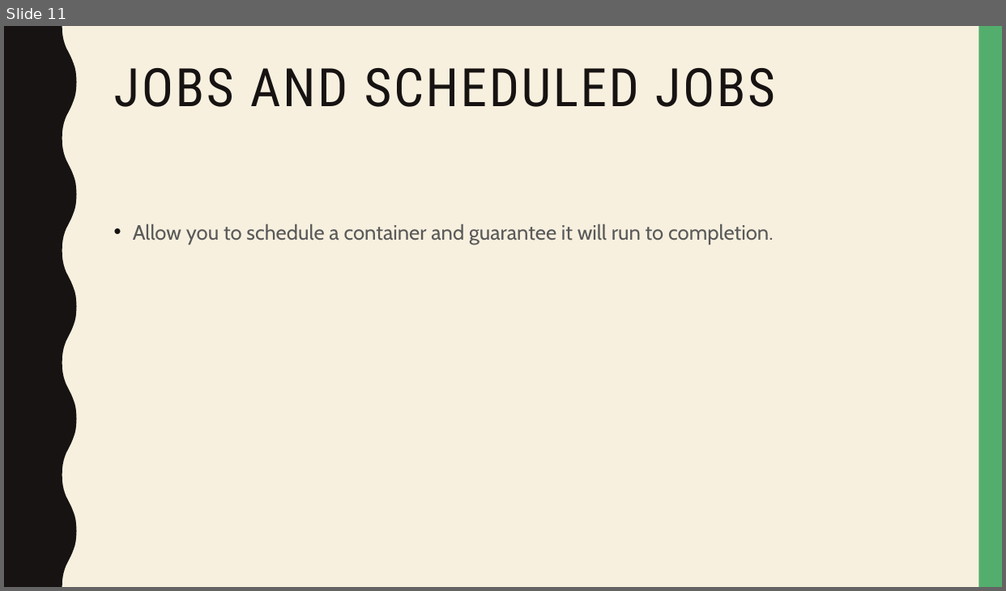
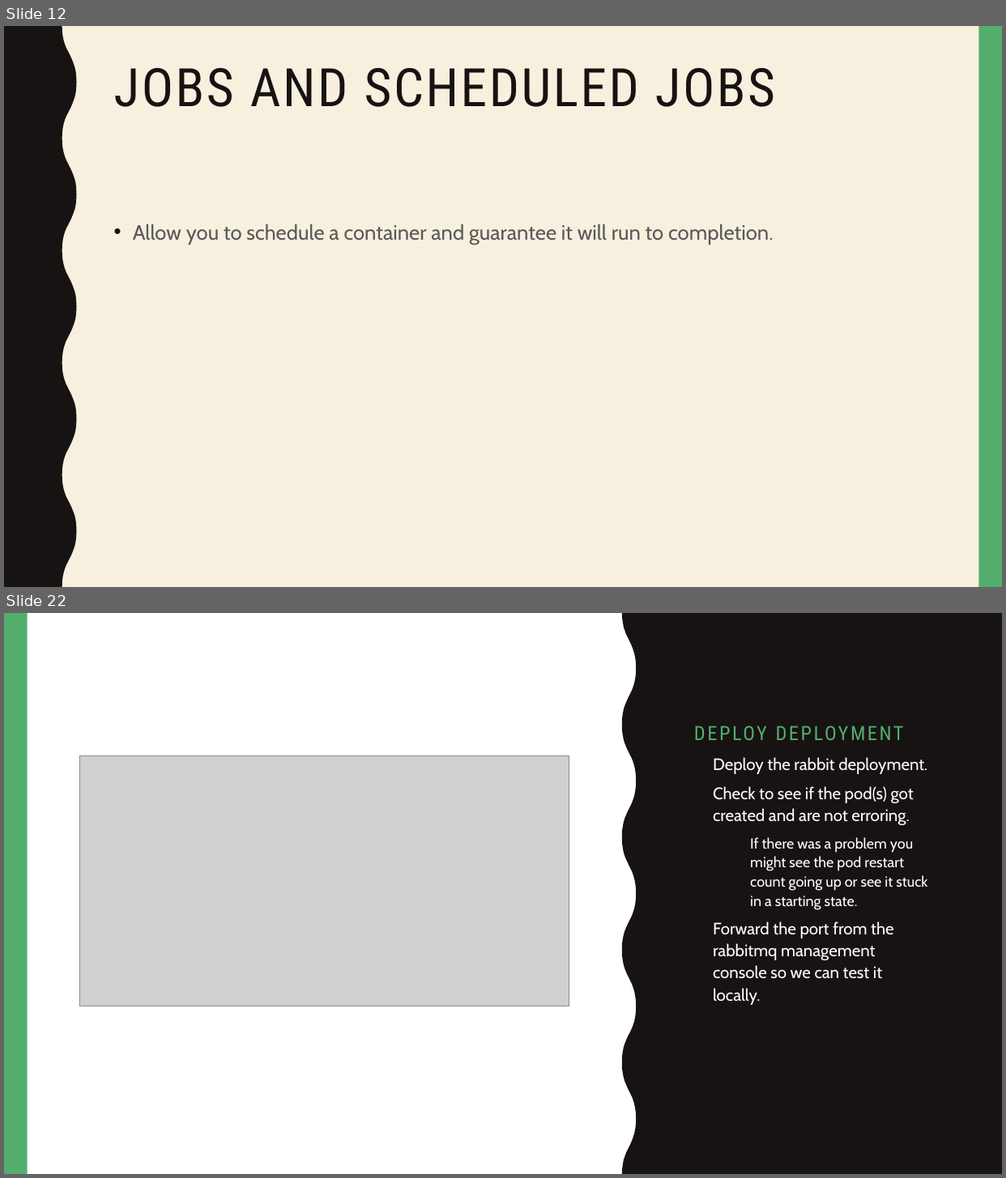
Before and after one commit to naveenvalecha/kubernetes-2018Presentation, a slide deck: k8 2018 Presentation.pptx. Shown one above the other, each under a label of ours: slide 11 before the commit, slides 12 and 22 after it; the slides between them are not shown. The pictures are 1006x591 and 1006x1178 pixels, drawn with LibreOffice and Linux fonts; fonts in the diff are those of the drawing; grey boxes stand for pictures. Boxes give left, top, right and bottom in pixels: in the first picture for what was removed or moved away, otherwise in the second. Text is boxed around its words. In the diff, an @@ line names an element or a change of style, - is before the commit and + after.

```diff
--- a/k8 2018 Presentation.pptx
+++ b/k8 2018 Presentation.pptx
@@ slide 22 added at (x1=4, y1=613, x2=1002, y2=1174), background #FFFFFF; not listed: 2 template elements that a slide beside it also shows @@
@@ rectangle added at (x1=4, y1=613, x2=1002, y2=1174), fill #FFFFFF @@
@@ rectangle added at (x1=4, y1=613, x2=27, y2=1174), fill #53AE6E @@
@@ freeform shape added at (x1=622, y1=613, x2=1002, y2=1174), fill #171312 @@
@@ title added at (x1=687, y1=650, x2=940, y2=748), 19 pt, text #53AE6E @@
+DEPLOY DEPLOYMENT
@@ picture added at (x1=79, y1=756, x2=569, y2=1006) @@
@@ text added at (x1=713, y1=757, x2=927, y2=1005), 16 pt, text #FFFFFF @@
+• Deploy the rabbit deployment.
+• Check to see if the pod(s) got created and are not erroring.
+  – If there was a problem you might see the pod restart count going up or see it stuck in a starting state.
+• Forward the port from the rabbitmq management console so we can test it locally.
@@ what was slide 11 is now slide 12 @@
```
Also in this commit, not shown: 3 slides changed, 21 other slides added.
